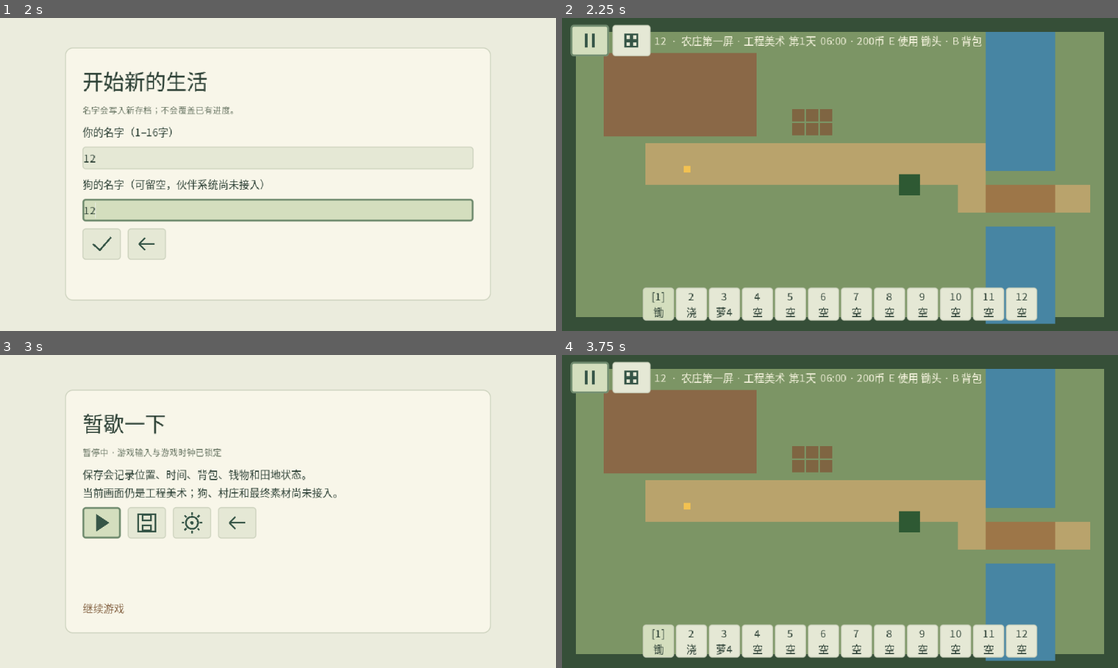
Above: before the commit, frames 1-4 (two rows, left to right).
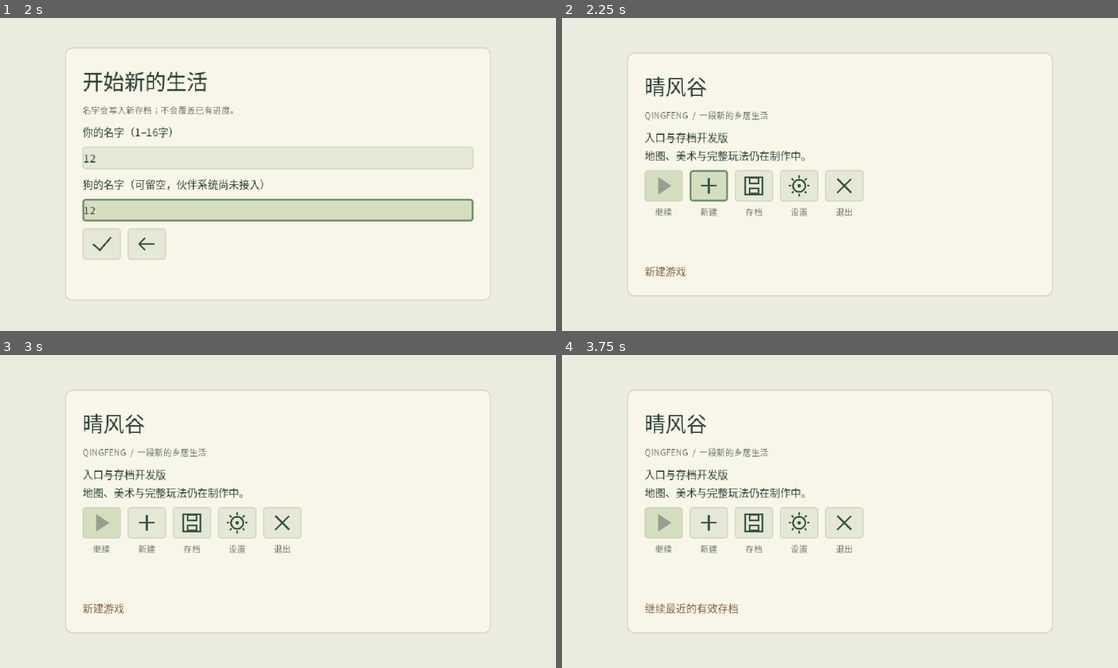
Above: after the commit, the same moments.

Repository: natefox2017/qingfeng
Game: Godot game, scene res://app/main.tscn
The game is run twice, just before and just after one commit, with the same random seed, the same clock (stepped at 60 frames per second) and the same inputs.
Inputs (mouse positions are in pixels of both pictures, inside the frame that each line leads up to):
- Up to frame 1 (2 s): click (144, 187) at 0.52 s; click (278, 158) at 1.27 s; type "12" at 1.35 s; click (278, 208) at 1.5 s; type "12" at 1.58 s
- Up to frame 2 (2.25 s): click (662, 243) at 2.02 s
- Up to frame 3 (3 s): click (27, 376) at 2.77 s
- Up to frame 4 (3.75 s): click (662, 524) at 3.52 s

Frame 1 is identical in both runs. In frame 2, 94% of the frame differs, in the area x 0-100%, y 0-100%; in frame 3, 3.6%; in frame 4, 94%.

Commit message:
Add farm path transition target to village

Diff:
--- a/game/world/farm_first_screen.gd
+++ b/game/world/farm_first_screen.gd
@@ -36,6 +36,14 @@
 			"target_space_id":"space.house",
 			"arrival_anchor_id":"DoorArrival",
 			"arrival_facing":"north"
+		}
+	if _marker_reachable($Anchors/VillagePathInteract):
+		return {
+			"kind":"door",
+			"interaction_id":"door.farm.village",
+			"target_space_id":"space.village",
+			"arrival_anchor_id":"FarmArrival",
+			"arrival_facing":"east"
 		}
 	return {}
 
@@ -121,7 +129,7 @@
 
 func layout_contract_valid() -> bool:
 	var definitions := get_plot_definitions()
-	for anchor_name: String in ["PlayerSpawn","FieldApproach","BridgeWest","BridgeEast","HouseDoorInteract","HouseDoorArrival"]:
+	for anchor_name: String in ["PlayerSpawn","FieldApproach","BridgeWest","BridgeEast","HouseDoorInteract","HouseDoorArrival","VillagePathInteract"]:
 		if get_anchor_position(anchor_name) == Vector2.INF:
 			return false
 	if definitions.size() != $FarmPlots.get_child_count() or definitions.is_empty():
